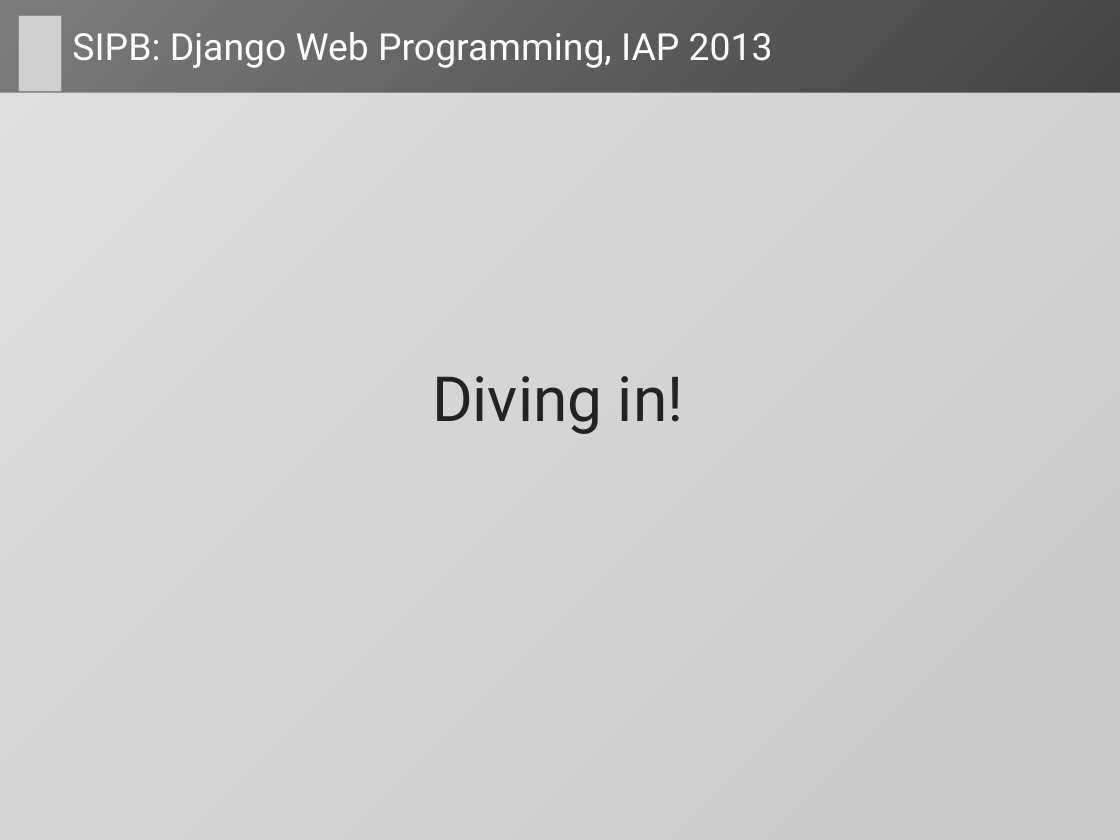
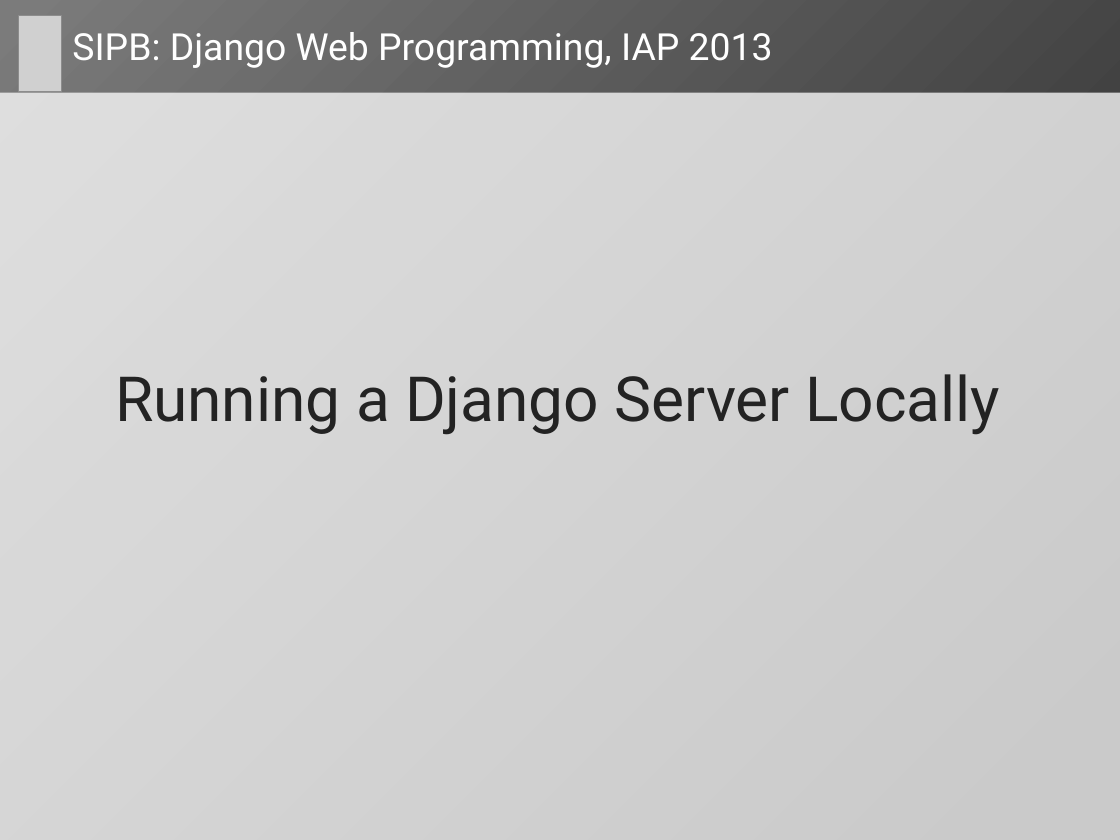
Before and after one commit to dlukeomalley/SIPB_django_class, a slide deck: slide 17 of slides/django_slides.pptx. Drawn at 1120x840 pixels with LibreOffice and Linux fonts; fonts in the diff are those of the drawing; grey boxes stand for pictures. Boxes give left, top, right and bottom in pixels: in the first picture for what was removed or moved away, otherwise in the second. Text is boxed around its words. In the diff, an @@ line names an element or a change of style, - is before the commit and + after.

```diff
--- a/slides/django_slides.pptx
+++ b/slides/django_slides.pptx
@@ text at <box>115,374,1000,435</box>: text changed @@
-Diving in!
+Running a Django Server Locally
```
Also in this commit, not shown: 15 other slides changed, 9 slides added, 1 slide removed, 3 other files.
